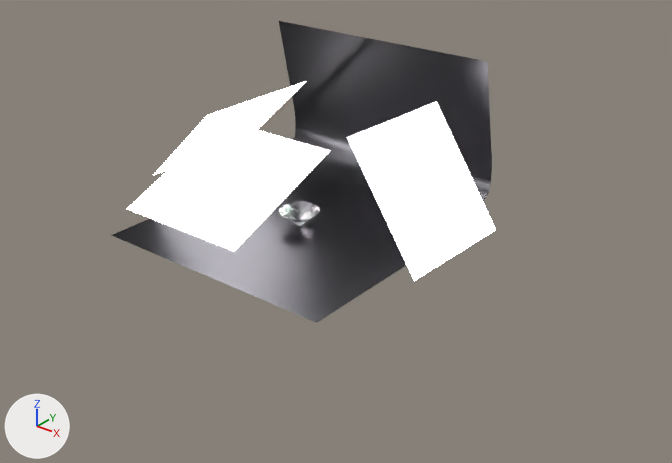
An edit to the Blender file JCSDiamond.blend, drawn before and after from the same camera.
Rendered twice from a camera (50 mm lens) standing at (27.3, -31.2, 19.8) and looking at (3.3, -1.2, 1.2). The axes (+X, +Y, +Z) are drawn at lower left. The lights are the same throughout.
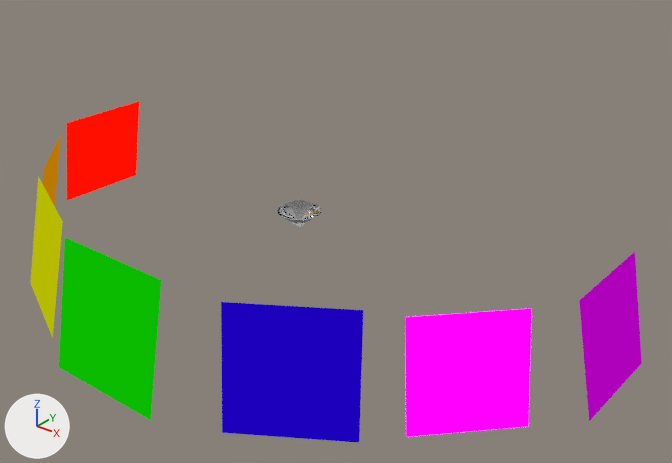
Edits to the bpy script that builds the scene:
```text
Change mat_material_001:
    mat_material_001.base_color: (1.0, 1.0, 1.0) -> (0.0666, 0.0545, 0.188)  # white #ffffff -> dark blue #494278
    mat_material_001.strength: 7.9 -> 1.7
Add me_plane_013:
    me_plane_013.from_pydata([(-1.0, -1.0, 0.0), (1.0, -1.0, 0.0), (-1.0, 1.0, 0.0), (1.0, 1.0, 0.0)], [], [(0, 1, 3, 2)])
    me_plane_013.materials.append(mat_material_004)  # pink #ef00ff
Add me_plane_012:
    me_plane_012.from_pydata([(-1.0, -1.0, 0.0), (1.0, -1.0, 0.0), (-1.0, 1.0, 0.0), (1.0, 1.0, 0.0)], [], [(0, 1, 3, 2)])
    me_plane_012.materials.append(mat_material_005)  # purple #a400ff
Add me_plane_011:
    me_plane_011.from_pydata([(-1.0, -1.0, 0.0), (1.0, -1.0, 0.0), (-1.0, 1.0, 0.0), (1.0, 1.0, 0.0)], [], [(0, 1, 3, 2)])
    me_plane_011.materials.append(mat_material_006)  # blue #2a00ff
Add me_plane_010:
    me_plane_010.from_pydata([(-1.0, -1.0, 0.0), (1.0, -1.0, 0.0), (-1.0, 1.0, 0.0), (1.0, 1.0, 0.0)], [], [(0, 1, 3, 2)])
    me_plane_010.materials.append(mat_material_010)  # red #ff0c00
Add me_plane_009:
    me_plane_009.from_pydata([(-1.0, -1.0, 0.0), (1.0, -1.0, 0.0), (-1.0, 1.0, 0.0), (1.0, 1.0, 0.0)], [], [(0, 1, 3, 2)])
    me_plane_009.materials.append(mat_material_009)  # orange #ffa500
Add me_plane_008:
    me_plane_008.from_pydata([(-1.0, -1.0, 0.0), (1.0, -1.0, 0.0), (-1.0, 1.0, 0.0), (1.0, 1.0, 0.0)], [], [(0, 1, 3, 2)])
    me_plane_008.materials.append(mat_material_008)  # yellow #f8ff00
Add me_plane_007:
    me_plane_007.from_pydata([(-1.0, -1.0, 0.0), (1.0, -1.0, 0.0), (-1.0, 1.0, 0.0), (1.0, 1.0, 0.0)], [], [(0, 1, 3, 2)])
    me_plane_007.materials.append(mat_material_007)  # green #12ff00
Change ob_plane:
    add ob_plane.hide_set(True)
Change ob_dobj:
    ob_dobj.scale: (1.0, 1.0, 1.0) -> (1.07, 1.07, 1.07)
Change ob_plane_001:
    ob_plane_001.location: (-0.12, -4.61, 3.93) -> (0.05, 15.0, -11.84)
    ob_plane_001.rotation_euler: (0.385, 0.0, 0.0) -> (0.497, -0.0154, -6.297)  # degrees (22, 0, 0) -> degrees (28, -0.9, -361)
    ob_plane_001.scale: (3.32, 3.32, 3.32) -> (5.28, 5.28, 5.28)
    add ob_plane_001.hide_set(True)
Change ob_plane_002:
    ob_plane_002.location: (-5.38, 0.8, 3.65) -> (-6.93, 10.61, 2.57)
    ob_plane_002.rotation_euler: (0.738, 0.0256, -1.64) -> (0.738, 0.0256, -2.612)  # degrees (42, 1.5, -94) -> degrees (42, 1.5, -150)
    ob_plane_002.scale: (3.32, 3.32, 3.32) -> (3.38, 3.38, 3.38)
    add ob_plane_002.hide_set(True)
Change ob_plane_003:
    ob_plane_003.location: (6.57, 1.04, 3.52) -> (8.22, 11.0, 2.1)
    ob_plane_003.rotation_euler: (0.975, 0.0121, -4.73) -> (0.975, 0.0121, -3.712)  # degrees (56, 0.7, -271) -> degrees (56, 0.7, -213)
    ob_plane_003.scale: (3.32, 3.32, 3.32) -> (3.86, 3.86, 3.86)
    add ob_plane_003.hide_set(True)
Add ob_plane_013:
    ob_plane_013 = bpy.data.objects.new('Plane.013', me_plane_013)
    ob_plane_013.location = (16.15, 0.21, 0.0)
    ob_plane_013.rotation_euler = (-1.774, 0.0, 1.568)  # degrees (-102, 0, 90)
    ob_plane_013.scale = (2.55, 2.55, 2.55)
Add ob_plane_012:
    ob_plane_012 = bpy.data.objects.new('Plane.012', me_plane_012)
    ob_plane_012.location = (13.0, -5.5, -0.15)
    ob_plane_012.rotation_euler = (-1.774, 0.0, 0.807)  # degrees (-102, 0, 46)
    ob_plane_012.scale = (2.38, 2.38, 2.38)
Add ob_plane_011:
    ob_plane_011 = bpy.data.objects.new('Plane.011', me_plane_011)
    ob_plane_011.location = (7.92, -9.72, -0.05)
    ob_plane_011.rotation_euler = (-1.774, 0.0, 0.562)  # degrees (-102, 0, 32)
    ob_plane_011.scale = (2.62, 2.62, 2.62)
Add ob_plane_010:
    ob_plane_010 = bpy.data.objects.new('Plane.010', me_plane_010)
    ob_plane_010.location = (-15.53, 0.39, 0.15)
    ob_plane_010.rotation_euler = (-1.774, 0.0, -1.596)  # degrees (-102, 0, -91)
    ob_plane_010.scale = (2.55, 2.55, 2.55)
Add ob_plane_009:
    ob_plane_009 = bpy.data.objects.new('Plane.009', me_plane_009)
    ob_plane_009.location = (-12.55, -5.58, 0.1)
    ob_plane_009.rotation_euler = (-1.774, 0.0, -0.797)  # degrees (-102, 0, -46)
    ob_plane_009.scale = (-2.57, -2.57, -2.57)
Add ob_plane_008:
    ob_plane_008 = bpy.data.objects.new('Plane.008', me_plane_008)
    ob_plane_008.location = (-7.19, -9.67, 0.0)
    ob_plane_008.rotation_euler = (-1.774, 0.0, -0.44)  # degrees (-102, 0, -25)
    ob_plane_008.scale = (2.83, 2.83, 2.83)
Add ob_plane_007:
    ob_plane_007 = bpy.data.objects.new('Plane.007', me_plane_007)
    ob_plane_007.location = (0.05, -11.94, 0.0)
    ob_plane_007.rotation_euler = (-1.774, 0.0, 0.0)  # degrees (-102, 0, 0)
    ob_plane_007.scale = (-2.94, -2.94, -2.94)
```

Where the change shows, as pixel boxes (x1, y1, x2, y2) in the pictures (672 x 463 px):
'Plane', hidden
    before: (112, 21, 492, 323)
'Plane.011', added (blue)
    after: (221, 302, 363, 442)
'Plane.012', added
    after: (405, 309, 532, 437)
'Plane.003', hidden
    before: (347, 102, 496, 281)
'Plane.001', hidden
    before: (127, 120, 330, 251)
'Plane.007', added (green)
    after: (59, 237, 161, 420)
'Plane.013', added (pink)
    after: (579, 252, 642, 421)
'Plane.010', added (red)
    after: (67, 101, 139, 201)
'Plane.008', added (yellow)
    after: (31, 176, 63, 338)
'Plane.002', hidden
    before: (153, 81, 306, 176)
'dobj', rescaled (7% wider, 8% taller)
    before: (279, 201, 320, 226)
    after: (277, 200, 321, 227)
'Plane.009', added (orange)
    after: (42, 134, 61, 206)
